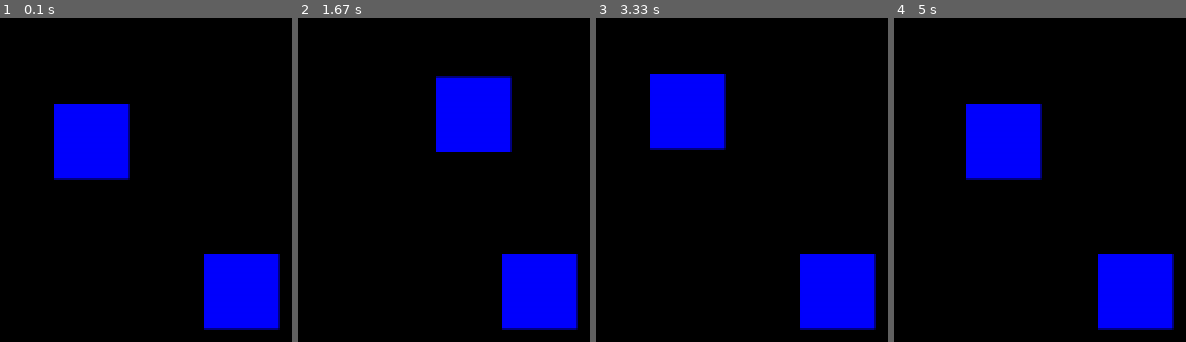
Above: before the commit, frames 1-4 (left to right).
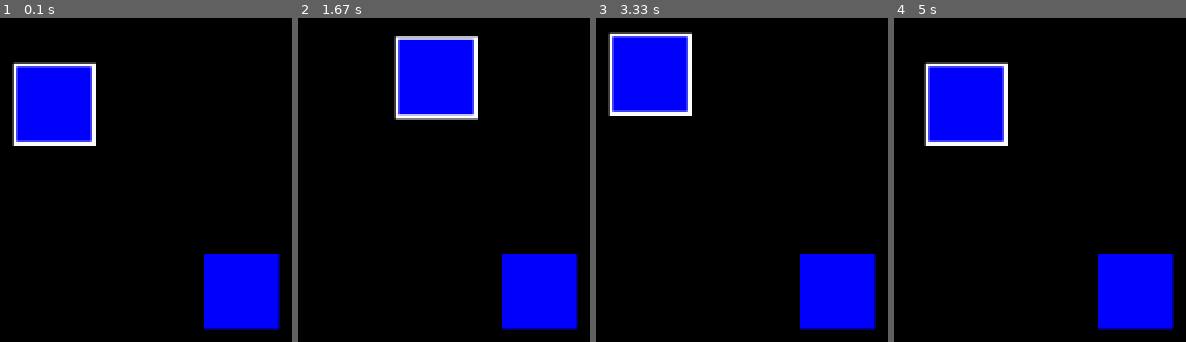
Above: after the commit, the same moments.

Repository: R4F43LL-D3VB3GINN3R/Python_Pygame_Training
Game: pygame game, started from main.py
The game is run twice, just before and just after one commit, with the same random seed, the same clock (stepped at 60 frames per second) and the same inputs.
Inputs:
- Up to frame 1 (0.1 s): no input
- Up to frame 2 (1.67 s): hold D 0.33-0.8 s; hold W 0.83-1.13 s; hold D 1.17-1.63 s
- Up to frame 3 (3.33 s): hold A 1.67-2.2 s; hold S 2.23-2.53 s; hold A 2.57-2.97 s; hold W from 3 s (still down)
- Up to frame 4 (5 s): release W at 3.37 s; hold D 3.4-4.03 s; hold S 4.07-4.43 s; hold A 4.47-4.93 s; hold D from 4.97 s (still down)

The runs differ from the first frame. In frame 1, 10% of the frame differs, in the area x 4-45%, y 13-50%; in frame 2, 10%; in frame 3, 10%; in frame 4, 10%.

Commit message:
Update tiles.py

Diff:
--- a/tiles.py
+++ b/tiles.py
@@ -14,10 +14,13 @@
 
         self.rect = pygame.Rect(pos_width, pos_height, width, height)
         self.rect2 = pygame.Rect(pos_width + 100, pos_height + 100, width, height)
+        self.rect3 = pygame.Rect(pos_width, pos_height, width + 5, height + 5)
         self.color = color
         self.breath = breath
         self.breathing = True
         self.direction = 'stop'
+        self.rect.center = (pos_width, pos_height)
+        self.rect3.center = (pos_width, pos_height)
 
 #-------------------------------------------------------------------------------------------------------------------------------------------------------------------------------------------------------------#
 # [METHOD: 001] #
@@ -31,6 +34,7 @@
             self.rect.width += 1
             self.rect.height += 1
             pygame.draw.rect(surface, self.color, self.rect)
+            pygame.draw.rect(surface, (255, 255, 255), self.rect3)
             if self.breath == 30:
                 self.breathing = False
         else:
@@ -38,6 +42,7 @@
             self.rect.width -= 1
             self.rect.height -= 1
             pygame.draw.rect(surface, self.color, self.rect)
+            pygame.draw.rect(surface, (255, 255, 255), self.rect3)
             if self.breath == 0:
                 self.breathing = True
 
@@ -47,24 +52,30 @@
     def moverect(self, surface):
 
         pygame.draw.rect(surface, (0, 0, 0), self.rect)
+        pygame.draw.rect(surface, (0, 0, 0), self.rect3)
 
         key = pygame.key.get_pressed()
 
         if key[pygame.K_d]:
             self.rect.x += 1
+            self.rect3.x += 1
             self.direction = 'right'
         elif key[pygame.K_a]:
             self.rect.x -= 1
+            self.rect3.x -= 1
             self.direction = 'left'
         elif key[pygame.K_s]:
             self.rect.y += 1
+            self.rect3.y += 1
             self.direction = 'down'
         elif key[pygame.K_w]:
             self.rect.y -= 1
+            self.rect3.y -= 1
             self.direction = 'up'
         else:
             self.direction = 'stop'
 
+        pygame.draw.rect(surface, (255, 255, 255), self.rect3)
         pygame.draw.rect(surface, self.color, self.rect)
 
 #-------------------------------------------------------------------------------------------------------------------------------------------------------------------------------------------------------------#
@@ -74,15 +85,15 @@
 
         pygame.draw.rect(surface, (0, 0, 0), self.rect2)
 
-        if self.rect.colliderect(self.rect2):
+        if self.rect.colliderect(self.rect2) or self.rect3.colliderect(self.rect2):
             if self.direction == 'right':
                 self.rect2.x += 1
             elif self.direction == 'left':
                 self.rect2.x -= 1
+            elif self.direction == 'down':
+                self.rect2.y += 1
             elif self.direction == 'up':
                 self.rect2.y -= 1
-            elif self.direction == 'down':
-                self.rect2.y += 1
 
         pygame.draw.rect(surface, self.color, self.rect2)
 
